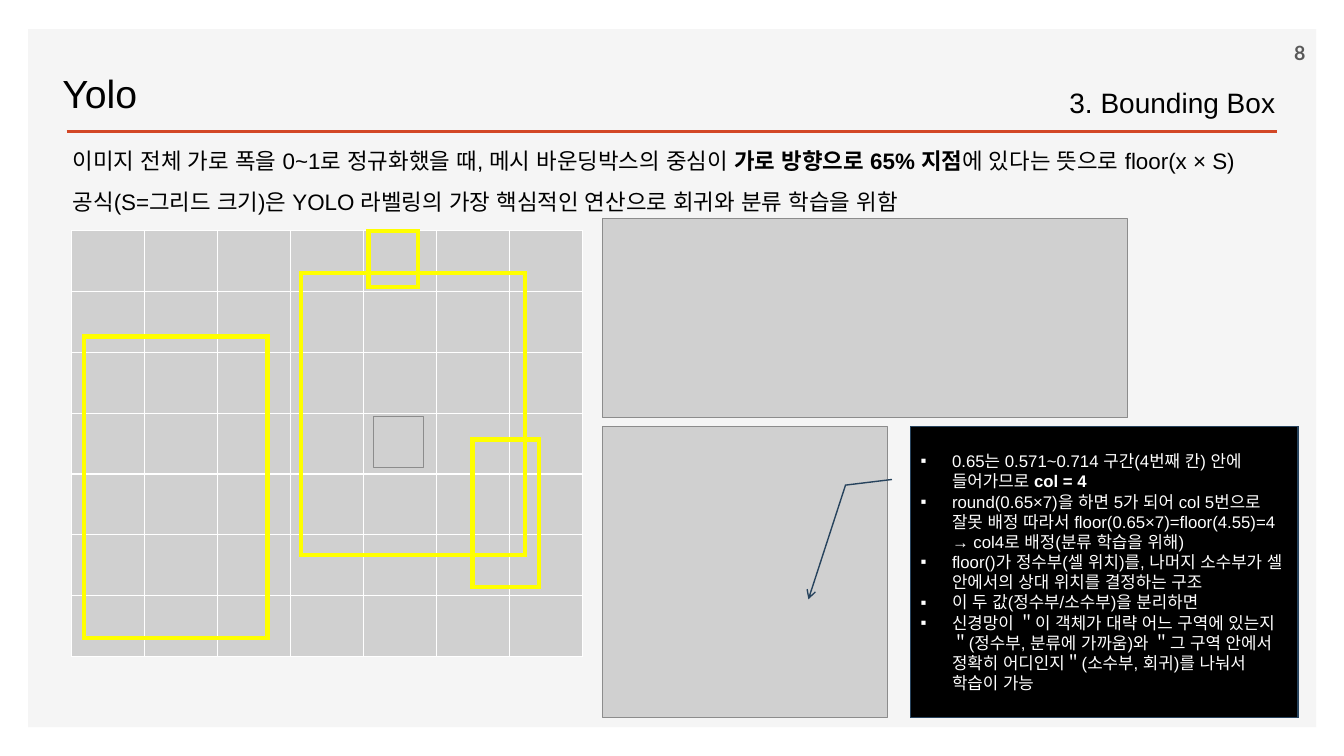
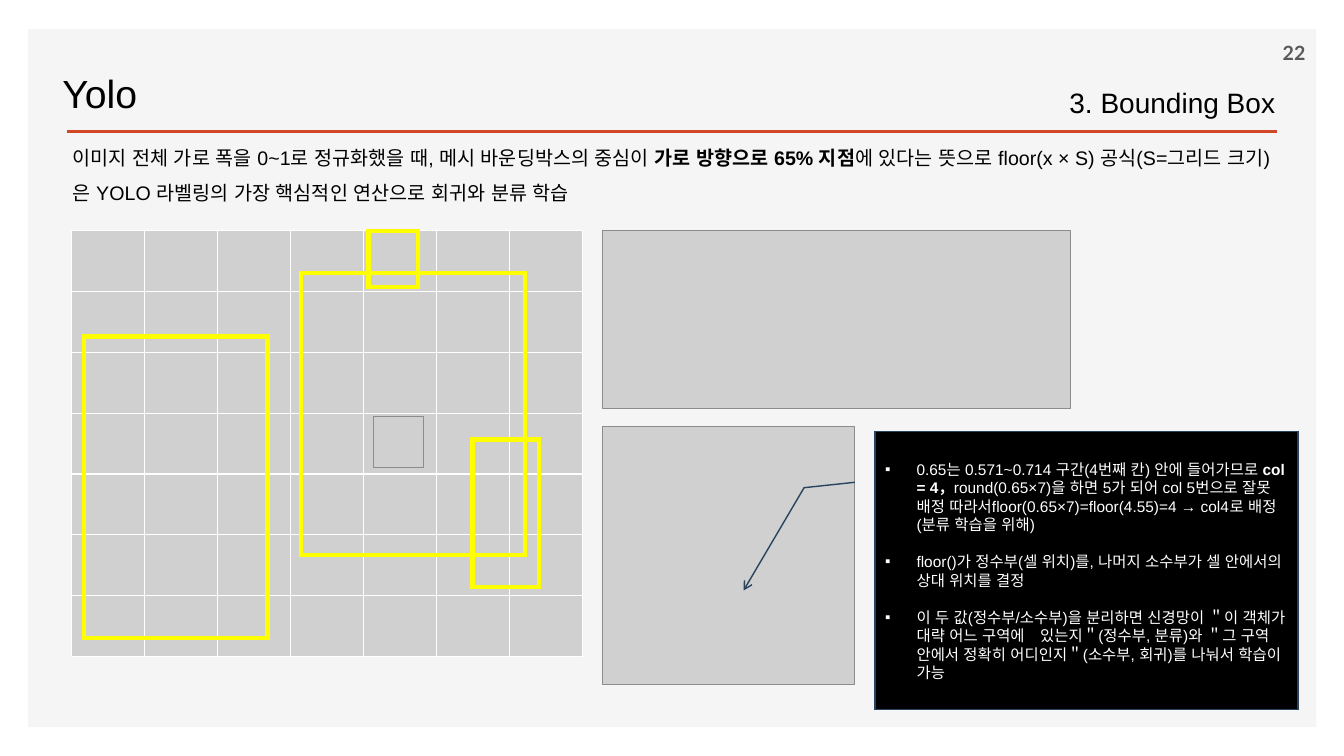
Before and after one commit to ancestor9/2026_Fall_Deep-Learning-with-Python, a slide deck: slide 22 of Chapter 12 Object detection.pptx (slide 8 before the commit). Drawn at 1344x756 pixels with LibreOffice and Linux fonts; fonts in the diff are those of the drawing; grey boxes stand for pictures; background and template pictures are left out. Boxes give left, top, right and bottom in pixels: in the first picture for what was removed or moved away, otherwise in the second. Text is boxed around its words. In the diff, an @@ line names an element or a change of style, - is before the commit and + after.

```diff
--- a/Chapter 12 Object detection.pptx
+++ b/Chapter 12 Object detection.pptx
@@ page number at (x1=1283, y1=45, x2=1306, y2=60): text changed @@
-8
+22
@@ text at (x1=73, y1=148, x2=1270, y2=202): text changed; size 16 to 14 pt @@
-이미지 전체 가로 폭을 0~1로 정규화했을 때, 메시 바운딩박스의 중심이 가로 방향으로 65% 지점에 있다는 뜻으로 floor(x × S) 공식(S=그리드 크기)은 YOLO 라벨링의 가장 핵심적인 연산으로 회귀와 분류 학습을 위함
+이미지 전체 가로 폭을 0~1로 정규화했을 때, 메시 바운딩박스의 중심이 가로 방향으로 65% 지점에 있다는 뜻으로 floor(x × S) 공식(S=그리드 크기)은 YOLO 라벨링의 가장 핵심적인 연산으로 회귀와 분류 학습
@@ picture resized from (x1=603, y1=219, x2=1128, y2=418) to (x1=603, y1=231, x2=1072, y2=408) @@
@@ picture resized from (x1=603, y1=426, x2=887, y2=718) to (x1=603, y1=426, x2=855, y2=685) @@
@@ border callout "0.65는 0.571~0.714 구간(4번째 칸) 안에 ..." resized from (x1=910, y1=426, x2=1298, y2=718) to (x1=875, y1=432, x2=1298, y2=710) @@
@@ border callout "0.65는 0.571~0.714 구간(4번째 칸) 안에 ..." at (x1=875, y1=432, x2=1298, y2=710): proportions changed @@
@@ text in border callout at (x1=917, y1=462, x2=1286, y2=680): text changed; size 12 to 11 pt @@
-▪ 0.65는 0.571~0.714 구간(4번째 칸) 안에 들어가므로 col = 4
-▪ round(0.65×7)을 하면 5가 되어 col 5번으로 잘못 배정 따라서 floor(0.65×7)=floor(4.55)=4 → col4로 배정(분류 학습을 위해)
-▪ floor()가 정수부(셀 위치)를, 나머지 소수부가 셀 안에서의 상대 위치를 결정하는 구조
-▪ 이 두 값(정수부/소수부)을 분리하면
-▪ 신경망이 ＂이 객체가 대략 어느 구역에 있는지＂(정수부, 분류에 가까움)와 ＂그 구역 안에서 정확히 어디인지＂(소수부, 회귀)를 나눠서 학습이 가능
+▪ 0.65는 0.571~0.714 구간(4번째 칸) 안에 들어가므로 col = 4，round(0.65×7)을 하면 5가 되어 col 5번으로 잘못 배정 따라서floor(0.65×7)=floor(4.55)=4 → col4로 배정(분류 학습을 위해)
+▪ floor()가 정수부(셀 위치)를, 나머지 소수부가 셀 안에서의 상대 위치를 결정
+▪ 이 두 값(정수부/소수부)을 분리하면 신경망이 ＂이 객체가 대략 어느 구역에 있는지＂(정수부, 분류)와 ＂그 구역 안에서 정확히 어디인지＂(소수부, 회귀)를 나눠서 학습이 가능
```
Also in this commit, not shown: 14 other slides changed, 3 slides added.
